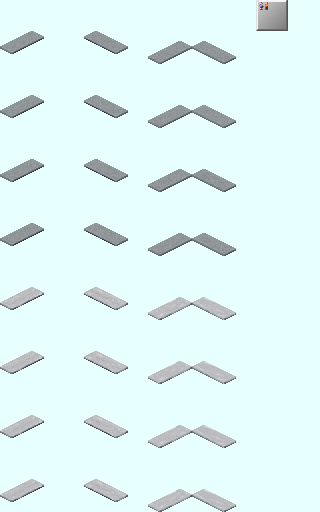
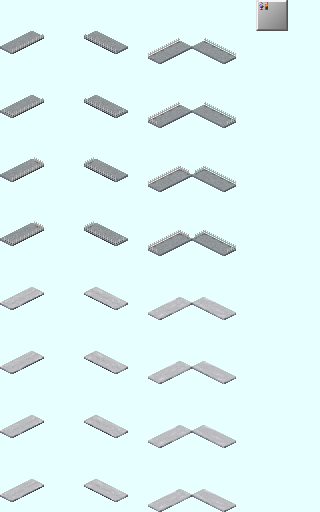
Revision of a layered 320px x 512px image; what changed, layer by layer:
added group "Fence" with 11 layers above "貼り付けられたレイヤー #13" over box(4, 34, 236, 253)
added layer "貼り付けられたレイヤー #11" in group "Fence" over box(4, 109, 12, 244)
added layer "貼り付けられたレイヤー #10" in group "Fence" over box(227, 117, 236, 253)
added layer "貼り付けられたレイヤー #9" in group "Fence" over box(148, 117, 157, 253)
added layer "貼り付けられたレイヤー #8" in group "Fence" over box(84, 157, 94, 230)
added layer "貼り付けられたレイヤー #7" in group "Fence" over box(34, 157, 44, 230)
added layer "貼り付けられたレイヤー #6" in group "Fence" over box(195, 166, 204, 239)
added layer "貼り付けられたレイヤー #5" in group "Fence" over box(180, 166, 189, 239)
added layer "貼り付けられたレイヤー #4" in group "Fence" over box(204, 38, 236, 249)
added layer "貼り付けられたレイヤー #3" in group "Fence" over box(148, 38, 180, 249)
added layer "貼り付けられたレイヤー #1" in group "Fence" over box(12, 34, 44, 245)
added layer "貼り付けられたレイヤー #2" in group "Fence" over box(84, 34, 116, 245)
added layer "貼り付けられたレイヤー #13" above "貼り付けられたレイヤー #12" over box(116, 109, 124, 244)
added layer "貼り付けられたレイヤー #12" above "Shadow" over box(116, 109, 124, 244)
added layer "Shadow" (30%) above "貼り付けられたレイヤー" over box(4, 34, 120, 244)
